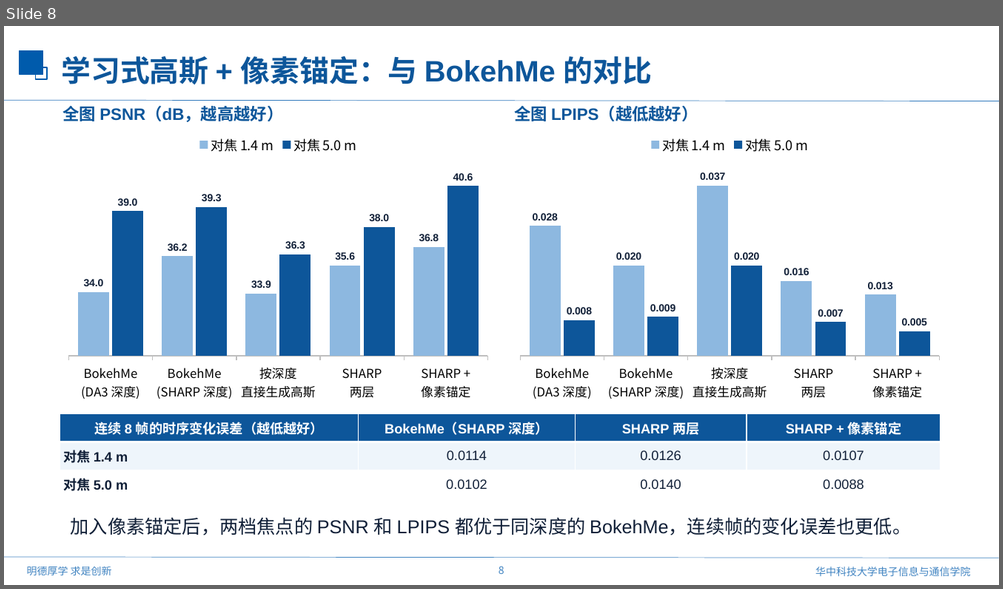
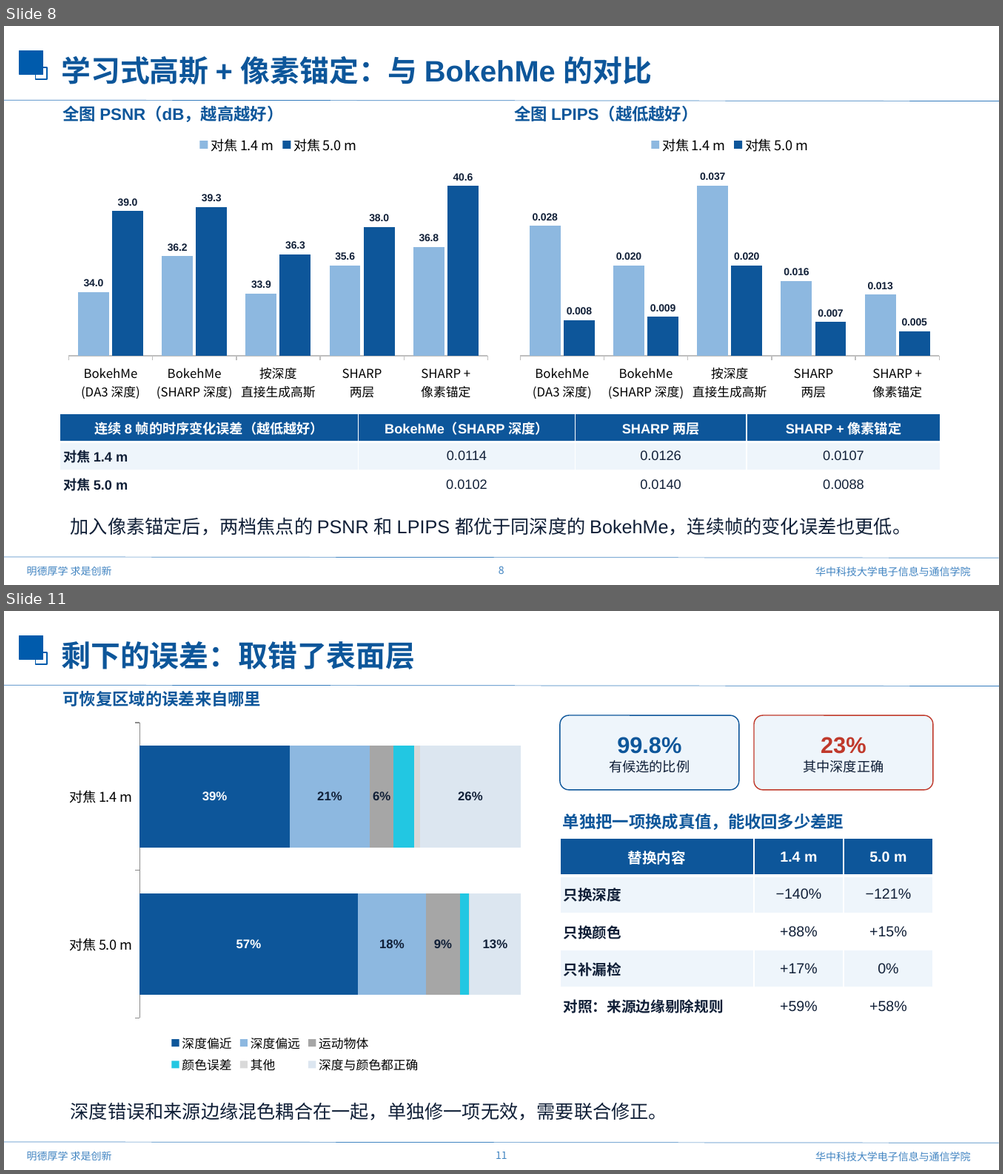
Before and after one commit to mengmcy1/OPPO-depth-guided-video-bokeh, a slide deck: 汇报/2026-11-11_前馈视频虚化思路与验证/前馈视频虚化思路与验证_1111.pptx. Shown one above the other, each under a label of ours: slide 8 before the commit, slides 8 and 11 after it; the slides between them are not shown. The pictures are 1003x589 and 1003x1174 pixels, drawn with LibreOffice and Linux fonts; fonts in the diff are those of the drawing; background and template pictures are left out. Boxes give left, top, right and bottom in pixels: in the first picture for what was removed or moved away, otherwise in the second. Text is boxed around its words. In the diff, an @@ line names an element or a change of style, - is before the commit and + after.

```diff
--- a/汇报/2026-11-11_前馈视频虚化思路与验证/前馈视频虚化思路与验证_1111.pptx
+++ b/汇报/2026-11-11_前馈视频虚化思路与验证/前馈视频虚化思路与验证_1111.pptx
@@ slide 11 added at [4,611,999,1170], background #FFFFFF; not listed: 7 template elements that a slide beside it also shows @@
@@ text added at [62,641,415,669], 28.5 pt, text #0D569A, bold @@
+剩下的误差：取错了表面层
@@ text added at [63,691,262,706], 16 pt, text #0D569A, bold @@
+可恢复区域的误差来自哪里
@@ bar stacked 100% chart added at [60,715,530,1077] @@
+categories: 对焦 5.0 m, 对焦 1.4 m
+深度偏近: 0.57, 0.39
+深度偏远: 0.18, 0.21
+运动物体: 0.09, 0.06
+颜色误差: 0.02, 0.05
+其他: 0, 0.02
+深度与颜色都正确: 0.13, 0.26
@@ rounded rectangle added at [560,715,739,790], fill #EEF5FB, outline #0D569A 1 pt, 13 pt, text #101F37 @@
+99.8%
+有候选的比例
@@ rounded rectangle added at [754,715,933,790], fill #EEF5FB, outline #C0392B 1 pt, 13 pt, text #101F37 @@
+23%
+其中深度正确
@@ text added at [563,814,843,830], 16 pt, text #0D569A, bold @@
+单独把一项换成真值，能收回多少差距
@@ table added at [560,839,933,1025], 5 rows, 3 columns @@
+替换内容 | 1.4 m | 5.0 m
+只换深度 | −140% | −121%
+只换颜色 | +88% | +15%
+只补漏检 | +17% | 0%
+对照：来源边缘剔除规则 | +59% | +58%
@@ text added at [71,1102,667,1121], 18 pt, text #101F37 @@
+深度错误和来源边缘混色耦合在一起，单独修一项无效，需要联合修正。
```
Also in this commit, not shown: 4 slides changed, 3 other slides added, 1 slide removed, 7 other files.
